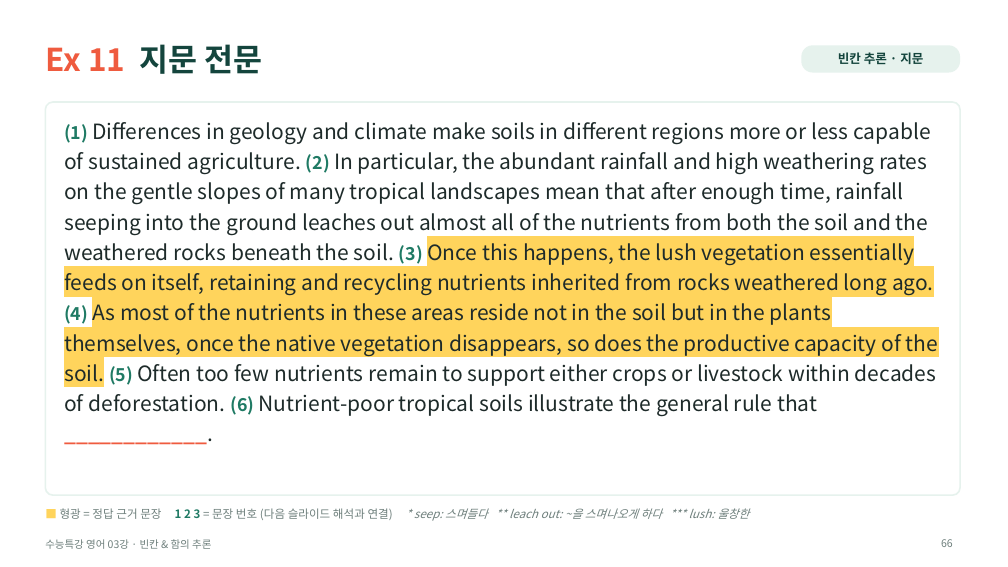
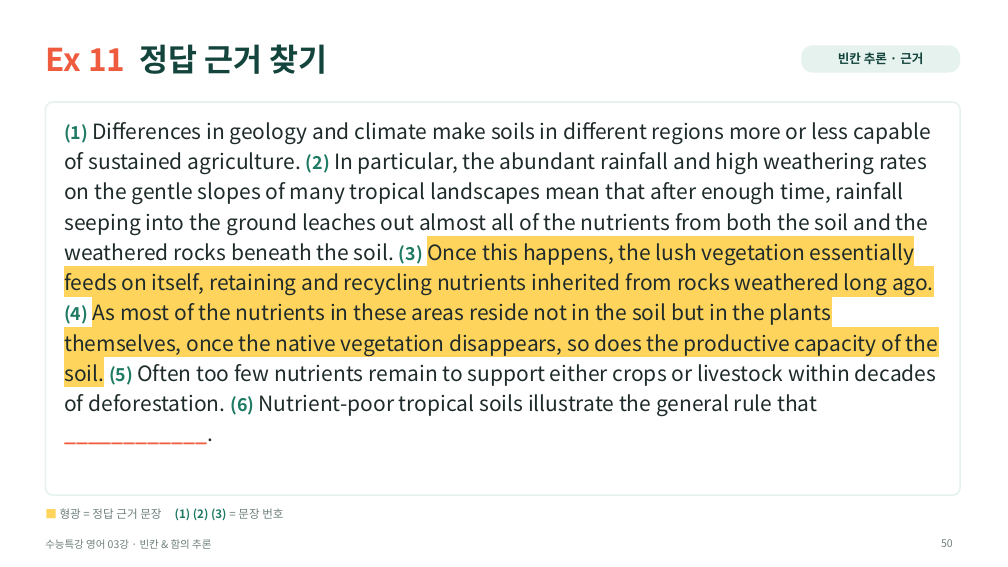
Before and after one commit to HUFSDavid/HUFSDavid, a slide deck: slide 50 of 수능특강_영어_03강_수업PPT.pptx (slide 66 before the commit). Drawn at 1008x567 pixels with LibreOffice and Linux fonts; fonts in the diff are those of the drawing. Boxes give left, top, right and bottom in pixels: in the first picture for what was removed or moved away, otherwise in the second. Text is boxed around its words. In the diff, an @@ line names an element or a change of style, - is before the commit and + after.

```diff
--- a/수능특강_영어_03강_수업PPT.pptx
+++ b/수능특강_영어_03강_수업PPT.pptx
@@ title at <box>45,44,328,74</box>: text changed; text colour #EF5B3F to #14453D @@
-Ex 11 지문 전문
+Ex 11 정답 근거 찾기
@@ text in rounded rectangle at <box>838,52,923,64</box>: text changed @@
-빈칸 추론 · 지문
+빈칸 추론 · 근거
@@ text at <box>60,508,283,520</box>: text changed; italic off @@
-■ 형광 = 정답 근거 문장 1 2 3 = 문장 번호 (다음 슬라이드 해석과 연결) * seep: 스며들다 ** leach out: ~을 스며나오게 하다 *** lush: 울창한
+■ 형광 = 정답 근거 문장 (1) (2) (3) = 문장 번호
@@ page number at <box>941,539,953,547</box>: text changed @@
-66
+50
```
Also in this commit, not shown: 12 other slides changed, 12 slides added, 32 slides removed.
